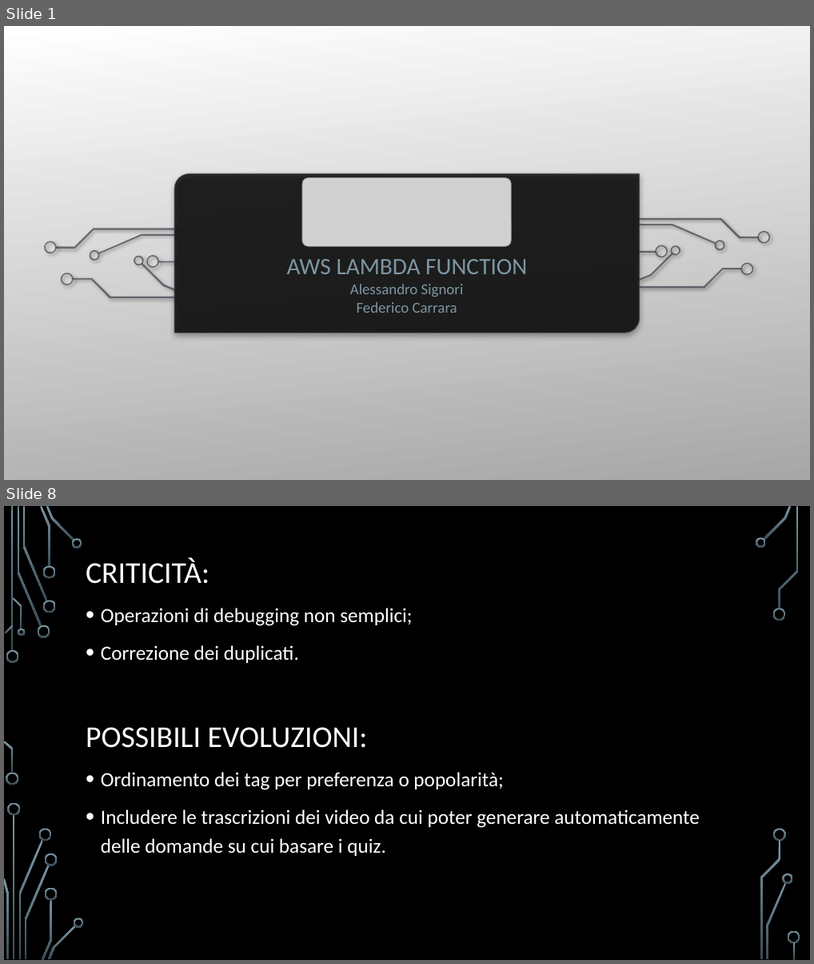
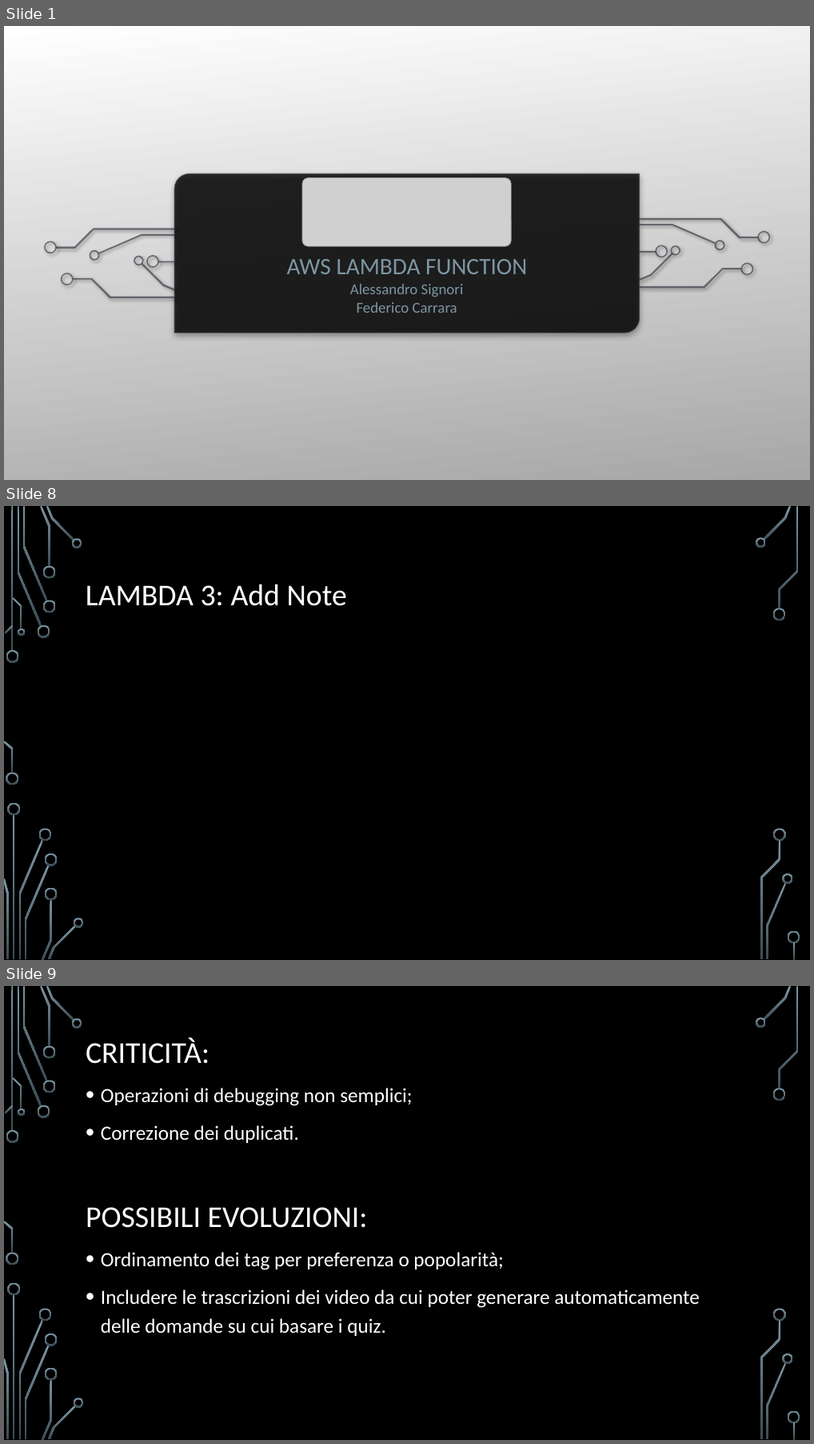
Before and after one commit to carraraFederico/TEDxLearn_ProgettoCloudMobile_2024, a slide deck: Presentazioni/TEDxLearn_part3.pptx. Shown one above the other, each under a label of ours: slides 1 and 8 before the commit, slides 1, 8 and 9 after it; the slides between them are not shown. The pictures are 814x964 and 814x1444 pixels, drawn with LibreOffice and Linux fonts; fonts in the diff are those of the drawing; grey boxes stand for pictures; background and template pictures are left out. Boxes give left, top, right and bottom in pixels: in the first picture for what was removed or moved away, otherwise in the second. Text is boxed around its words. In the diff, an @@ line names an element or a change of style, - is before the commit and + after.

```diff
--- a/Presentazioni/TEDxLearn_part3.pptx
+++ b/Presentazioni/TEDxLearn_part3.pptx
@@ slide 8 added at (x1=4, y1=506, x2=810, y2=960), background picture (left out); not listed: 36 template elements that a slide beside it also shows @@
@@ title added at (x1=86, y1=584, x2=347, y2=606), 36 pt, text #FFFFFF @@
+LAMBDA 3: Add Note
@@ what was slide 8 is now slide 9 @@
```
Also in this commit, not shown: 4 slides changed, 2 other slides added, 2 slides removed, 1 other file.
